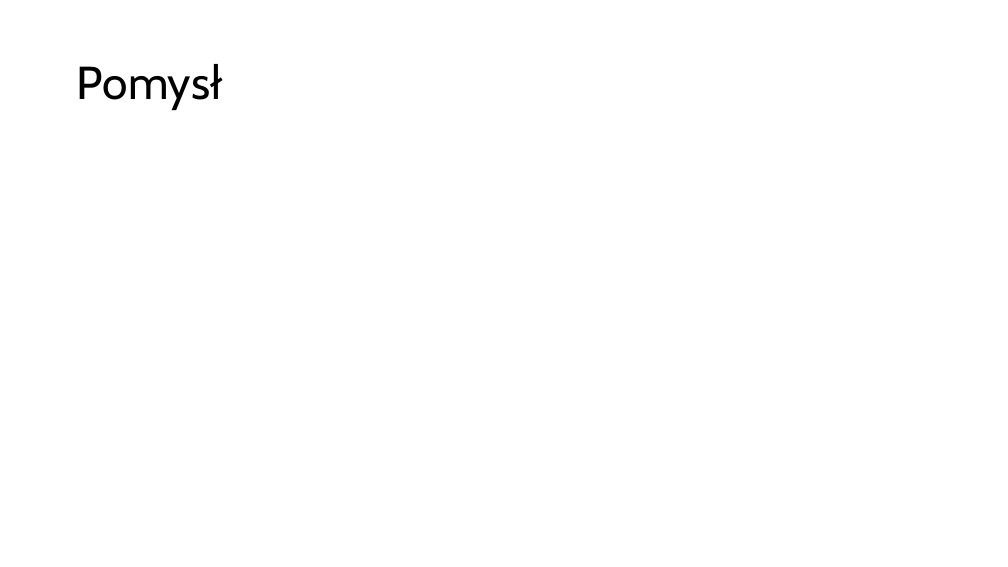
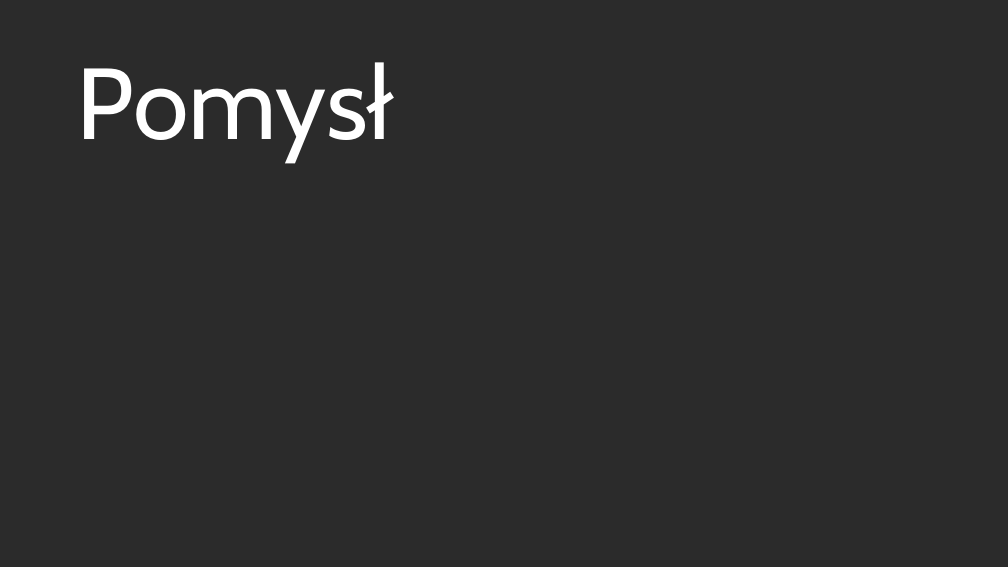
Before and after one commit to CodyDismal/telebot, a slide deck: slide 3 of TamaBot.pptx. Drawn at 1008x567 pixels with LibreOffice and Linux fonts; fonts in the diff are those of the drawing; background and template pictures are left out; a plain dark background stands for a picture behind light text. Boxes give left, top, right and bottom in pixels: in the first picture for what was removed or moved away, otherwise in the second. Text is boxed around its words. In the diff, an @@ line names an element or a change of style, - is before the commit and + after.

```diff
--- a/TamaBot.pptx
+++ b/TamaBot.pptx
@@ background #FFFFFF to picture (left out) @@
@@ title "Pomysł" at box(77, 62, 394, 160): size 44 to 96 pt, text colour #000000 to #FFFFFF @@
```
Also in this commit, not shown: 7 other slides changed, 1 slide added, 12 other files.
